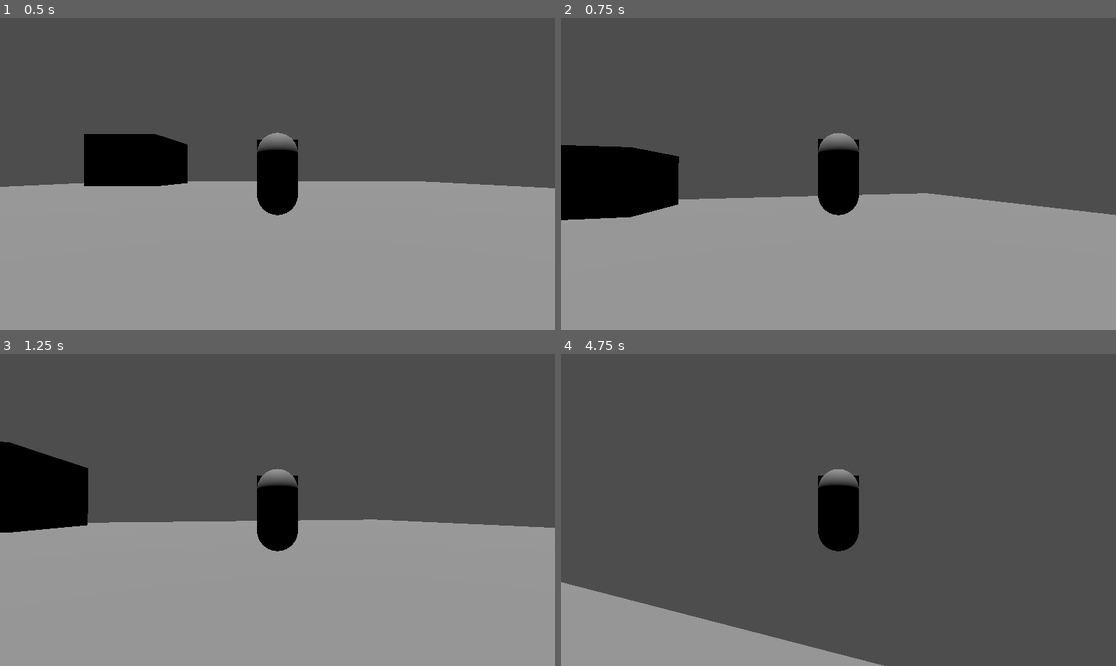
Above: before the commit, frames 1-4 (two rows, left to right).
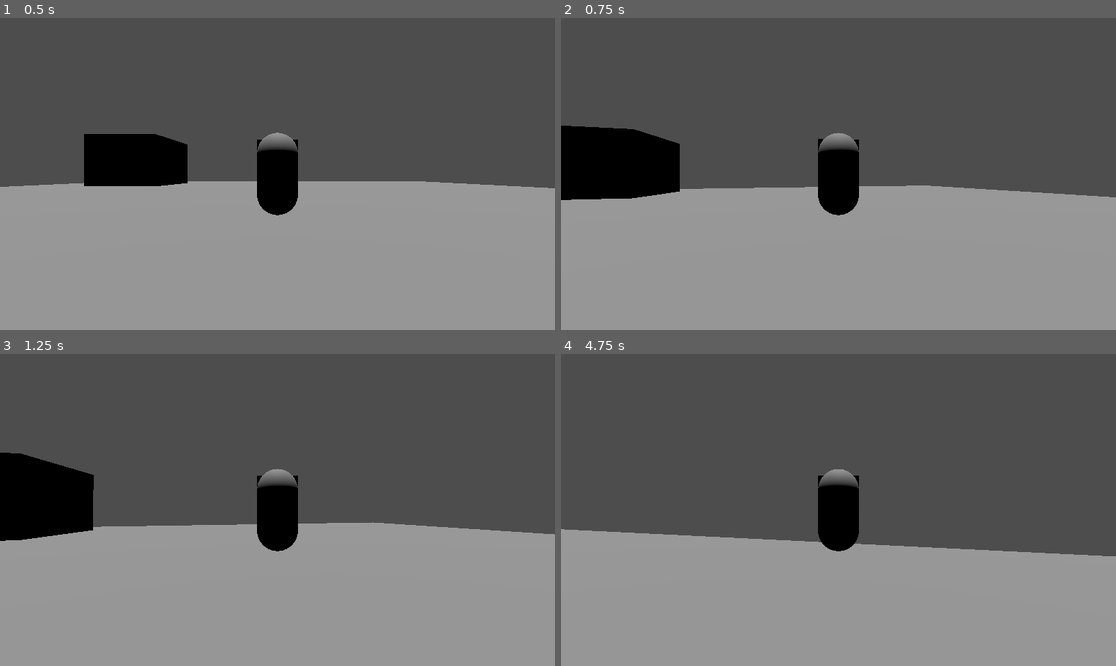
Above: after the commit, the same moments.

Repository: masonmariani44/stealth-game
Game: Godot game, scene res://Scenes/MoveTestLevel.tscn
Same seed, same stepped clock (60 frames per second), same inputs: the game is played once before the commit and once after it.
Inputs (mouse positions are in pixels of both pictures, inside the frame that each line leads up to):
- Up to frame 1 (0.5 s): no input
- Up to frame 2 (0.75 s): tap Enter (ui_accept) at 0.5 s; move the mouse to (866, 174) at 0.52 s; hold W (forward) from 0.53 s (still down); tap Space (jump) at 0.6 s
- Up to frame 3 (1.25 s): keep holding W (forward); tap Space (jump) at 0.77, 1.07 s
- Up to frame 4 (4.75 s): keep holding W (forward); move the mouse to (810, 510) at 1.27 s; tap Space (jump) at 1.35, 1.52, 1.82, 2.1, 2.85, 3.02, 3.32, 3.6, 3.77, 4.07, 4.35, 4.52 s; move the mouse to (849, 503) at 2.02 s; move the mouse to (832, 516) at 2.77 s; move the mouse to (877, 513) at 3.52 s; move the mouse to (794, 506) at 4.27 s

Frame 1 is identical in both runs. In frame 2, 4.9% of the frame differs, in the area x 0-100%, y 34-65%; in frame 3, 1.9%; in frame 4, 31%, in the area x 0-100%, y 56-100%.

Commit message:
refactored code to use node based state machine

Diff:
--- a/Scenes/Player.tscn
+++ b/Scenes/Player.tscn
@@ -1,6 +1,11 @@
-[gd_scene load_steps=5 format=3 uid="uid://da8aje8cvakdq"]
+[gd_scene load_steps=10 format=3 uid="uid://da8aje8cvakdq"]
 
-[ext_resource type="Script" uid="uid://fkxidw6e1dfw" path="res://Scripts/player.gd" id="1_rpqav"]
+[ext_resource type="Script" uid="uid://b0k1we80q3lm6" path="res://Scripts/Player/player.gd" id="1_rpqav"]
+[ext_resource type="Script" uid="uid://bhxkamas02fe5" path="res://Scripts/Player/States/state_machine.gd" id="2_5ixxa"]
+[ext_resource type="Script" uid="uid://b63gab8so63uw" path="res://Scripts/Player/camera.gd" id="2_nn08x"]
+[ext_resource type="Script" uid="uid://cfit4r2a6s5ky" path="res://Scripts/Player/States/idle_state.gd" id="3_nn08x"]
+[ext_resource type="Script" uid="uid://cqt6vndiqke1l" path="res://Scripts/Player/States/jump_state.gd" id="4_52ee3"]
+[ext_resource type="Script" uid="uid://cerbuhbrxcnob" path="res://Scripts/Player/States/walk_state.gd" id="5_bhhdu"]
 
 [sub_resource type="CapsuleShape3D" id="CapsuleShape3D_gntrk"]
 
@@ -10,8 +15,6 @@
 
 [node name="Player" type="CharacterBody3D"]
 script = ExtResource("1_rpqav")
-SPEED = 5.619
-JUMP_VELOCITY = 9.453
 GRAVITY_SCALE = 2.8
 
 [node name="CollisionShape3D" type="CollisionShape3D" parent="."]
@@ -19,6 +22,7 @@
 
 [node name="CamPivot" type="Node3D" parent="."]
 top_level = true
+script = ExtResource("2_nn08x")
 
 [node name="SpringArm3D" type="SpringArm3D" parent="CamPivot"]
 spring_length = 5.0
@@ -39,3 +43,20 @@
 transform = Transform3D(1, 0, 0, 0, 0.260929, 0, 0, 0, 1, 0, 0.717078, -0.474256)
 mesh = SubResource("BoxMesh_rpqav")
 skeleton = NodePath("../..")
+
+[node name="StateMachine" type="Node" parent="." node_paths=PackedStringArray("initial_state")]
+script = ExtResource("2_5ixxa")
+initial_state = NodePath("IdleState")
+metadata/_custom_type_script = "uid://bhxkamas02fe5"
+
+[node name="IdleState" type="Node" parent="StateMachine"]
+script = ExtResource("3_nn08x")
+metadata/_custom_type_script = "uid://cfit4r2a6s5ky"
+
+[node name="JumpState" type="Node" parent="StateMachine"]
+script = ExtResource("4_52ee3")
+metadata/_custom_type_script = "uid://cqt6vndiqke1l"
+
+[node name="WalkState" type="Node" parent="StateMachine"]
+script = ExtResource("5_bhhdu")
+metadata/_custom_type_script = "uid://cerbuhbrxcnob"
--- /dev/null
+++ b/Scripts/Player/States/idle_state.gd
@@ -0,0 +1,31 @@
+extends State
+
+class_name IdleState
+
+
+@export_range(0.0, 10.0) var DECELERATION_SPEED := 5.0
+
+
+
+func enter():
+    print("Enter idle state")
+
+
+func physics_update(_delta):
+    var character = state_machine.get_parent()
+
+    # Handle deceleration
+    character.velocity.x = move_toward(character.velocity.x, 0, DECELERATION_SPEED)
+    character.velocity.z = move_toward(character.velocity.z, 0, DECELERATION_SPEED)
+
+
+func handle_input(_event: InputEvent):
+    if \
+    Input.is_action_pressed("forward") or \
+    Input.is_action_pressed("back")    or \
+    Input.is_action_pressed("left")    or \
+    Input.is_action_pressed("right"):
+        state_machine.change_state("WalkState")
+
+    if Input.is_action_just_pressed("jump"):
+        state_machine.change_state("JumpState")
--- /dev/null
+++ b/Scripts/Player/States/jump_state.gd
@@ -0,0 +1,59 @@
+extends State
+
+class_name JumpState
+
+
+@export_range(0.0, 20.0) var JUMP_VELOCITY := 4.5
+@export_range(0.0, 10.0) var SPEED := 5.0
+
+
+func enter():
+    print("Enter jump state")
+
+    var character = state_machine.get_parent()
+    character.velocity.y = JUMP_VELOCITY
+
+
+
+func physics_update(delta):
+    var character = state_machine.get_parent()
+
+
+	# Add the gravity.
+    if not character.is_on_floor():
+        character.velocity += character.get_gravity() * delta * character.GRAVITY_SCALE
+
+    # Get the input direction
+    var input_dir := Input.get_vector("left", "right", "forward", "back")
+
+    # Create movement direction vector rotated in direction of camera
+    var direction := Vector3.ZERO
+    direction.z = input_dir.y
+    direction.x = input_dir.x
+    direction = direction.rotated(Vector3.UP, character.cam_pivot.rotation.y)
+
+    if direction:
+        # Handle acceleration
+        character.velocity.x = direction.x * SPEED
+        character.velocity.z = direction.z * SPEED
+
+        # Rotate to face moving direction
+        var target_rotation := atan2(-direction.x, -direction.z)
+        #TODO: why cant I replace this 0.1 constant with a variable???? with the same value?? casuses spinning...
+        character.rotation.y = lerp_angle(character.rotation.y, target_rotation, 0.1)
+
+    else:
+        # Handle deceleration
+        character.velocity.x = move_toward(character.velocity.x, 0, SPEED)
+        character.velocity.z = move_toward(character.velocity.z, 0, SPEED)
+
+
+    character.move_and_slide()
+
+
+    # Change to Idle when grounded
+    if character.is_on_floor():
+        if direction:
+            state_machine.change_state("WalkState")
+        else:
+            state_machine.change_state("IdleState")
--- /dev/null
+++ b/Scripts/Player/States/state.gd
@@ -0,0 +1,28 @@
+extends Node
+
+class_name State
+
+
+
+"""
+Virtual Methods. Child states will override
+"""
+
+
+var state_machine: StateMachine
+
+
+func enter():
+	pass
+
+func exit():
+	pass
+
+func update(_delta: float):
+	pass
+
+func physics_update(_delta: float):
+	pass
+
+func handle_input(_event: InputEvent):
+	pass
--- /dev/null
+++ b/Scripts/Player/States/state_machine.gd
@@ -0,0 +1,39 @@
+extends Node
+
+class_name StateMachine
+
+@export var initial_state: State
+var current_state: State
+var states: Dictionary = {}
+
+func _ready() -> void:
+	# Register all states with this state machine
+	for child in get_children():
+		if child is State:
+			states[child.name.to_lower()] = child
+			child.state_machine = self
+
+	if initial_state:
+		change_state(initial_state.name.to_lower())
+
+func _process(delta: float) -> void:
+	if current_state:
+		current_state.update(delta)
+
+func _physics_process(delta: float) -> void:
+	if current_state:
+		current_state.physics_update(delta)
+
+func _input(event: InputEvent) -> void:
+	if current_state:
+		current_state.handle_input(event)
+
+# TODO: should probably make this an enum
+func change_state(new_state_name: String) -> void:
+	if current_state:
+		current_state.exit()
+
+	current_state = states.get(new_state_name.to_lower())
+
+	if current_state:
+		current_state.enter()
--- /dev/null
+++ b/Scripts/Player/States/walk_state.gd
@@ -0,0 +1,55 @@
+extends State
+
+class_name WalkState
+
+
+@export_range(0.0, 10.0) var SPEED := 5.0
+
+
+
+
+
+func enter():
+	print("Enter walk state")
+
+
+
+func physics_update(delta):
+	var character = state_machine.get_parent()
+
+	# Add the gravity.
+	if not character.is_on_floor():
+		character.velocity += character.get_gravity() * delta * character.GRAVITY_SCALE
+
+	# Get the input direction
+	var input_dir := Input.get_vector("left", "right", "forward", "back")
+
+	# Create movement direction vector rotated in direction of camera
+	var direction := Vector3.ZERO
+	direction.z = input_dir.y
+	direction.x = input_dir.x
+	direction = direction.rotated(Vector3.UP, character.cam_pivot.rotation.y)
+
+	if direction:
+		# Handle acceleration
+		character.velocity.x = direction.x * SPEED
+		character.velocity.z = direction.z * SPEED
+
+		# Rotate to face moving direction
+		var target_rotation := atan2(-direction.x, -direction.z)
+		#TODO: why cant I replace this 0.1 constant with a variable???? with the same value?? casuses spinning...
+		character.rotation.y = lerp_angle(character.rotation.y, target_rotation, 0.1)
+
+	else:
+		state_machine.change_state("IdleState")
+
+
+	character.move_and_slide()
+
+
+
+
+
+func handle_input(_event):
+	if Input.is_action_just_pressed("jump"):
+		state_machine.change_state("JumpState")
--- /dev/null
+++ b/Scripts/Player/camera.gd
@@ -0,0 +1,22 @@
+extends Node3D
+
+
+@export_range(0.0, 90.0)  var SENSITIVITY := 14.0
+
+
+var x_rotation = 0.0
+
+
+func _ready():
+	Input.set_mouse_mode(Input.MOUSE_MODE_CAPTURED)
+
+
+# https://www.reddit.com/r/godot/comments/72j6vu/getting_mouse_delta/
+func _unhandled_input(event):
+	if event is InputEventMouseMotion:
+		# TODO/NOTE: changed this to have deg_to_rad to make the sens numbers bigger. maybe change idk
+		var cam_motion = Vector2(deg_to_rad(event.relative.x), deg_to_rad(event.relative.y)) * deg_to_rad(SENSITIVITY)
+		x_rotation -= cam_motion.y
+		x_rotation = clampf(x_rotation, deg_to_rad(-75), deg_to_rad(75))
+		rotation.y += -cam_motion.x
+		rotation.x = x_rotation
--- a/Scripts/player.gd
+++ b/Scripts/Player/no_state_player.gd
@@ -69,7 +69,7 @@
 		velocity.z = direction.z * SPEED
 
 		# Rotate to face moving direction
-		var target_rotation:float = atan2(-direction.x, -direction.z)
+		var target_rotation := atan2(-direction.x, -direction.z)
 		#TODO: why cant I replace this 0.1 constant with a variable???? with the same value?? casuses spinning...
 		rotation.y = lerp_angle(rotation.y, target_rotation, 0.1)
 
--- /dev/null
+++ b/Scripts/Player/player.gd
@@ -0,0 +1,8 @@
+extends CharacterBody3D
+
+
+
+@onready var cam_pivot: Node3D = $CamPivot
+
+
+@export_range(0.0, 10.0)  var GRAVITY_SCALE := 1.0 	# NOTE: 2.8 feels nice
Not shown, added: Scripts/Player/States/idle_state.gd.uid
Not shown, added: Scripts/Player/States/jump_state.gd.uid
Empty file added: Scripts/Player/States/run_state.gd
Not shown, added: Scripts/Player/States/run_state.gd.uid
Not shown, added: Scripts/Player/States/state.gd.uid
Not shown, added: Scripts/Player/States/state_machine.gd.uid
Not shown, added: Scripts/Player/States/walk_state.gd.uid
Not shown, added: Scripts/Player/camera.gd.uid
Renamed: Scripts/player.gd.uid -> Scripts/Player/no_state_player.gd.uid
Not shown, added: Scripts/Player/player.gd.uid
